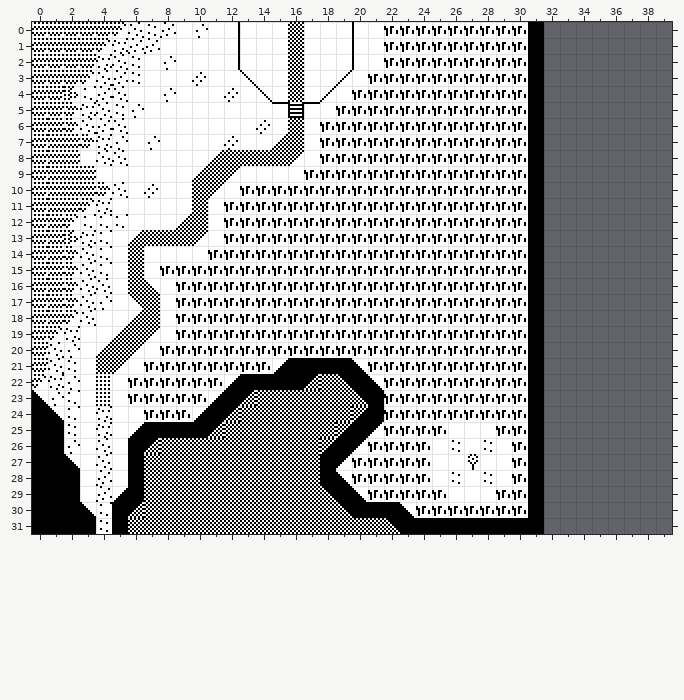
Two versions of a level (Tiled map (JSON), projects/project3Y/assets/maps/map3.json). Above: the version before the commit.
Cells are 16x16 px. Shown: x 0..39, y 0..31. The old version is drawn lined up with the new one.
Now the later version:
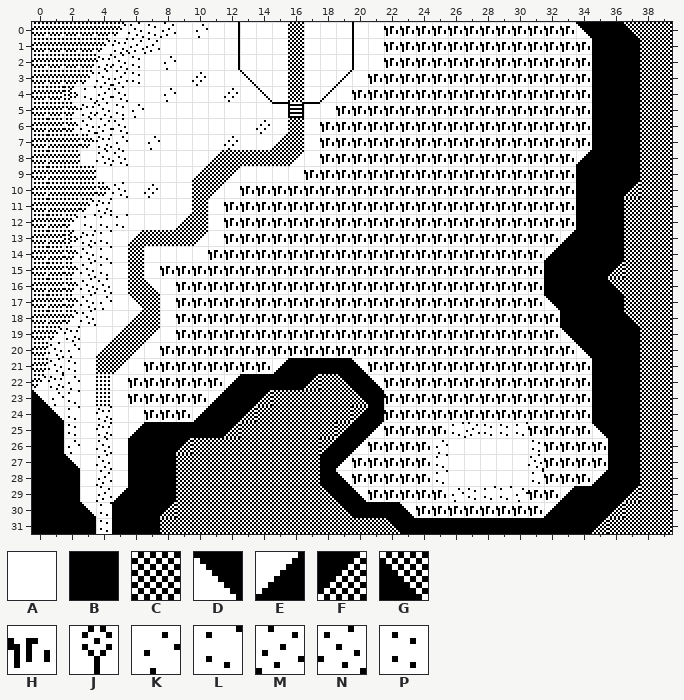
Key: from "map_tileset": A 0, B 1, C 2, D 12, E 14, F 15, G 17, H 115, J 120, K 135, L 136, M 137, N 138, P 139.
_ is an empty cell, # one hidden under a higher layer, . an unchanged one.
The exact change:
map size 32x32 -> 40x32 cells
--- layer "background"
@@ x 32..34 @@
- 0 __.
- 1 ___
- 2 ___
- 3 ___
- 4 ___
- 5 ___
- 6 ___
- 7 ___
- 8 __.
- 9 __.
-10 __.
-11 __.
-12 __.
-13 _..
+ 0 HH.
+ 1 HHH
+ 2 HHH
+ 3 HHH
+ 4 HHH
+ 5 HHH
+ 6 HHH
+ 7 HHH
+ 8 HH.
+ 9 HH.
+10 HH.
+11 HH.
+12 HH.
+13 H..
@@ x 25..35 @@
-18 ......._...
-19 ......._...
-20 .......__..
-21 .......___.
-22 .......___.
-23 .......___.
-24 .......___.
-25 .AAAHH.___.
-26 AP.P.H#____
-27 A.J..H#____
-28 AP.P.H#___.
-29 .AAAHH._...
+18 .......H...
+19 .......H...
+20 .......HH..
+21 .......HHH.
+22 .......HHH.
+23 .......HHH.
+24 .......HHH.
+25 .LMPPL.HHH.
+26 KA.A.APHHHH
+27 L.A..ANHHHH
+28 LA.A.ALHHH.
+29 .KPLLK.H...
--- layer "blocked"
@@ x 6..39 @@
- 0 .........................B..______
- 1 .........................B..._____
- 2 .........................B..._____
- 3 .........................B..._____
- 4 .........................B..._____
- 5 .........................B..._____
- 6 .........................B..._____
- 7 .........................B..._____
- 8 .........................B..______
- 9 .........................B..______
-10 .........................B..______
-11 .........................B..______
-12 .........................B..______
-13 .........................B._______
-14 .........................B________
-15 .........................B________
-16 .........................B________
-17 .........................B________
-18 .........................B._______
-19 .........................B._______
-20 .........................B..______
-21 .........................B..._____
-22 .........................B..._____
-23 .......FC................B..._____
-24 ......FC.................B..._____
-25 .....FC..................B..._____
-26 .FCC.....................B....____
-27 .CC......................B....____
-28 .CC......................B..._____
-29 .CC......................B._______
-30 FCC......................B________
-31 CC........................________
+ 0 ........................._..DBBGCC
+ 1 ........................._...BBBCC
+ 2 ........................._...BBBCC
+ 3 ........................._...BBBCC
+ 4 ........................._...BBBCC
+ 5 ........................._...BBBCC
+ 6 ........................._...BBBCC
+ 7 ........................._...BBBCC
+ 8 ........................._..EBBBCC
+ 9 ........................._..BBBBCC
+10 ........................._..BBBFCC
+11 ........................._..BBBCCC
+12 ........................._..BBBCCC
+13 ........................._.EBBBCCC
+14 ........................._EBBBBCCC
+15 ........................._BBBBFCCC
+16 ........................._BBBBGCCC
+17 ........................._DBBBBCCC
+18 ........................._.BBBBGCC
+19 ........................._.DBBBBCC
+20 ........................._..DBBBCC
+21 ........................._...BBBCC
+22 ........................._...BBBCC
+23 .......BF................_...BBBCC
+24 ......BF................._...BBBCC
+25 .....BF.................._...DBBCC
+26 .BBF....................._....BBCC
+27 .BB......................_....BBCC
+28 .BB......................_...EBBCC
+29 .BB......................_.EBBBFCC
+30 BBF......................_EBBBFCCC
+31 BB........................BBBFCCCC
Where, in picture pixels (left, top, right, bottom), the same in both pictures:
changed: (436, 22, 672, 534)
changed: (208, 390, 272, 438)
changed: (128, 438, 192, 534)
